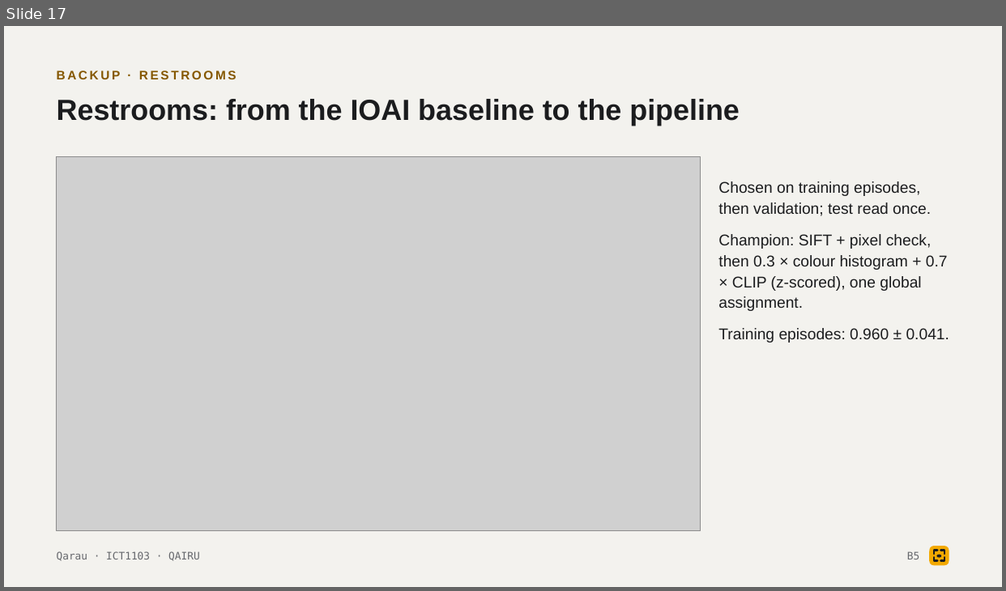
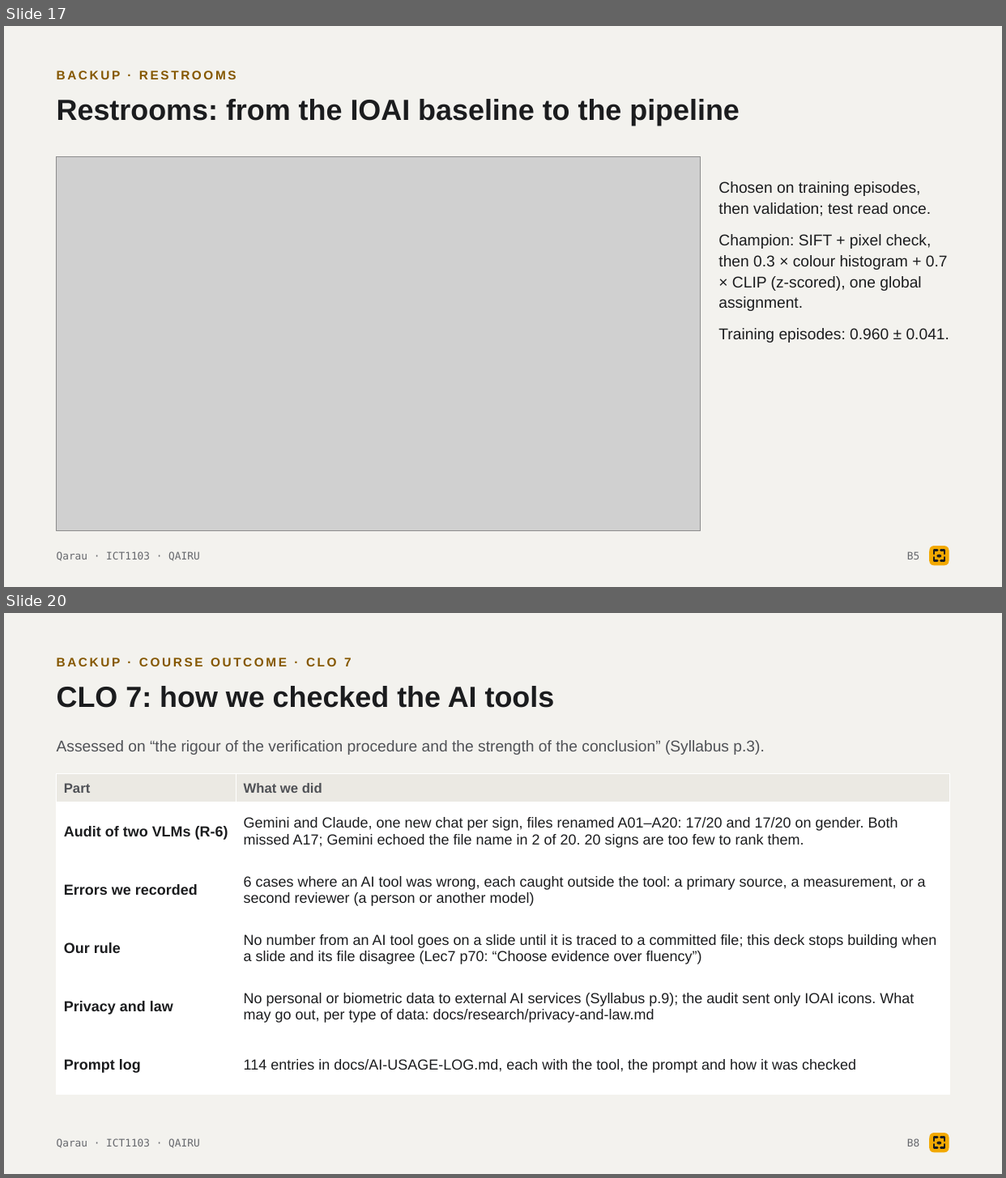
Before and after one commit to tairqaldy/jolscan-ict-final-1st-trimester, a slide deck: docs/deck/qarau-defense-deck.pptx. Shown one above the other, each under a label of ours: slide 17 before the commit, slides 17 and 20 after it; the slides between them are not shown. The pictures are 1006x591 and 1006x1178 pixels, drawn with LibreOffice and Linux fonts; fonts in the diff are those of the drawing; grey boxes stand for pictures. Boxes give left, top, right and bottom in pixels: in the first picture for what was removed or moved away, otherwise in the second. Text is boxed around its words. In the diff, an @@ line names an element or a change of style, - is before the commit and + after.

```diff
--- a/docs/deck/qarau-defense-deck.pptx
+++ b/docs/deck/qarau-defense-deck.pptx
@@ slide 20 added at [4, 613, 1002, 1174], background #F3F2EE @@
@@ text added at [57, 658, 351, 666], 12 pt, text #855700, bold @@
+BACKUP · COURSE OUTCOME · CLO 7
@@ text added at [57, 686, 555, 708], 28 pt, text #1B1C1E, bold @@
+CLO 7: how we checked the AI tools
@@ text added at [57, 740, 764, 755], 15 pt, text #4F5156 @@
+Assessed on “the rigour of the verification procedure and the strength of the conclusion” (Syllabus p.3).
@@ table added at [57, 774, 949, 1094], 6 rows, 2 columns @@
+Part | What we did
+Audit of two VLMs (R-6) | Gemini and Claude, one new chat per sign, files renamed A01–A20: 17/20 and 17/20 on gender. Both missed A17; Gemini echoed the file name in 2 of 20. 20 signs are too few to rank them.
+Errors we recorded | 6 cases where an AI tool was wrong, each caught outside the tool: a primary source, a measurement, or a second reviewer (a person or another model)
+Our rule | No number from an AI tool goes on a slide until it is traced to a committed file; this deck stops building when a slide and its file disagree (Lec7 p70: “Choose evidence over fluency”)
+Privacy and law | No personal or biometric data to external AI services (Syllabus p.9); the audit sent only IOAI icons. What may go out, per type of data: docs/research/privacy-and-law.md
+Prompt log | 114 entries in docs/AI-USAGE-LOG.md, each with the tool, the prompt and how it was checked
@@ text added at [57, 1139, 200, 1148], 10 pt, text #66686D @@
+Qarau · ICT1103 · QAIRU
@@ text added at [907, 1139, 919, 1147], 10 pt, text #66686D @@
+B8
@@ rounded rectangle added at [929, 1133, 948, 1152], fill #F2A900 @@
@@ freeform shape added at [934, 1138, 938, 1142], outline #1B1C1E 1.89 pt @@
@@ freeform shape added at [934, 1144, 938, 1148], outline #1B1C1E 1.89 pt @@
@@ ellipse added at [937, 1142, 941, 1144], fill #1B1C1E @@
@@ freeform shape added at [940, 1138, 944, 1142], outline #1B1C1E 1.89 pt @@
@@ freeform shape added at [940, 1144, 944, 1148], outline #1B1C1E 1.89 pt @@
```
Also in this commit, not shown: 1 slide changed, 2 other slides added, 11 other files.
